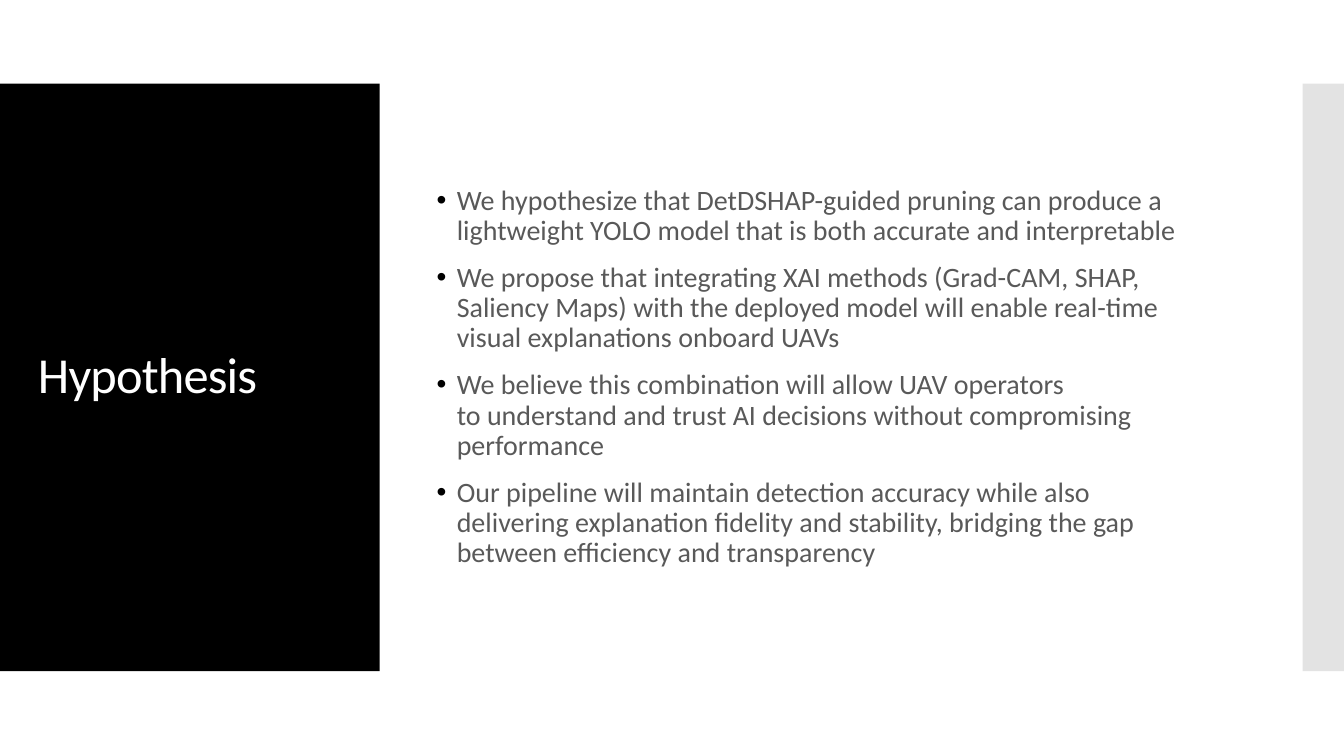
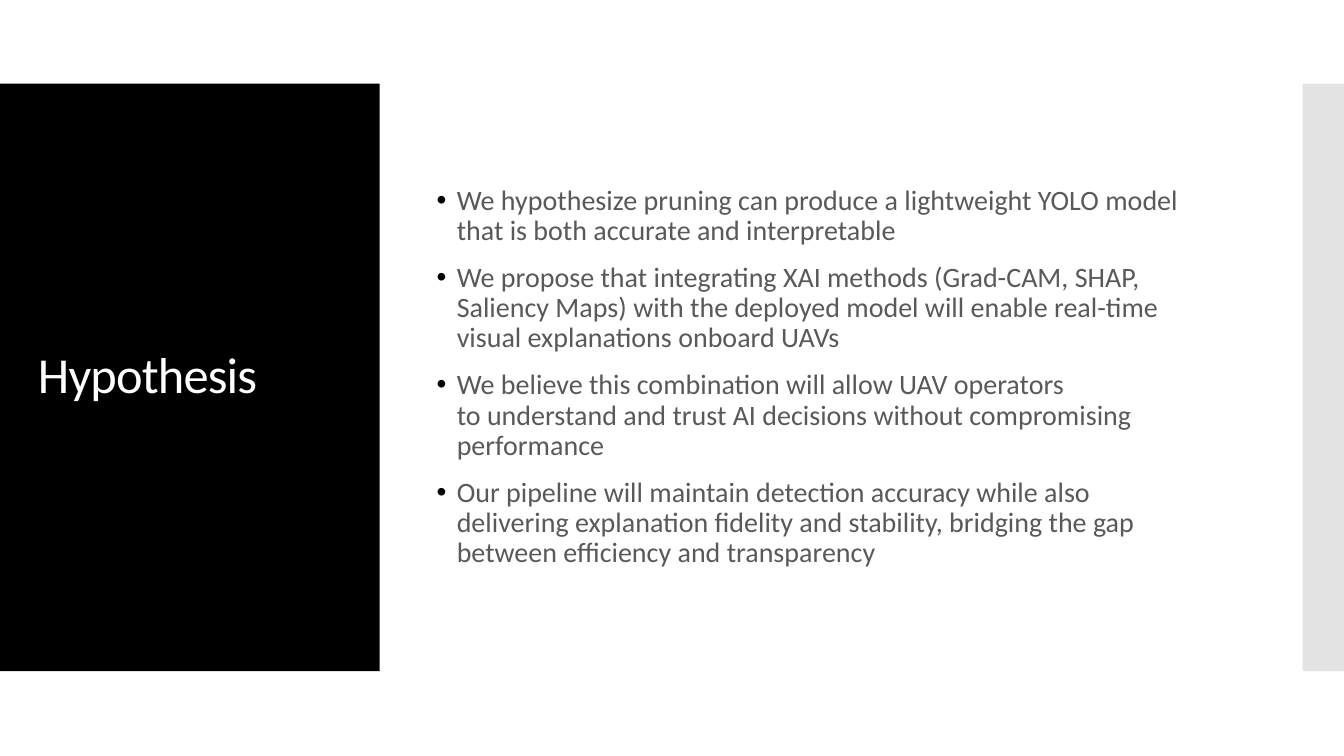
Before and after one commit to HakshayReddyKana/Capstone, a slide deck: slide 5 of Review-1.pptx. Drawn at 1344x756 pixels with LibreOffice and Linux fonts; fonts in the diff are those of the drawing. Boxes give left, top, right and bottom in pixels: in the first picture for what was removed or moved away, otherwise in the second. Text is boxed around its words. In the diff, an @@ line names an element or a change of style, - is before the commit and + after.

```diff
--- a/Review-1.pptx
+++ b/Review-1.pptx
@@ text at [457, 190, 1177, 245]: text changed @@
-• We hypothesize that DetDSHAP-guided pruning can produce a lightweight YOLO model that is both accurate and interpretable
+• We hypothesize pruning can produce a lightweight YOLO model that is both accurate and interpretable
```
Also in this commit, not shown: 4 other slides changed, 50 other files.
